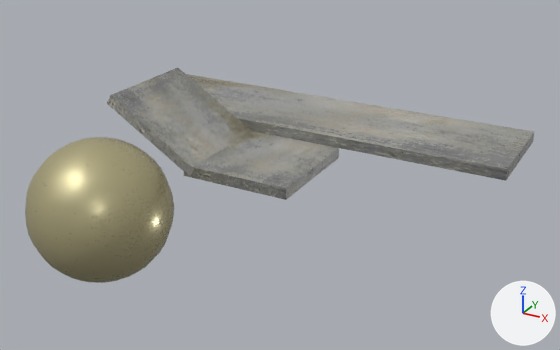
The FBX model sandbox/assets/model.fbx, before and after one commit.
Before and after are seen from a 50 mm camera at (0.318, -0.547, 0.264) aimed at (0.017, -0.001, -0.009). Every picture has the same lights, and +X, +Y and +Z are marked at lower right. Where no turn or scale is listed for an object, it has been applied to the vertices.
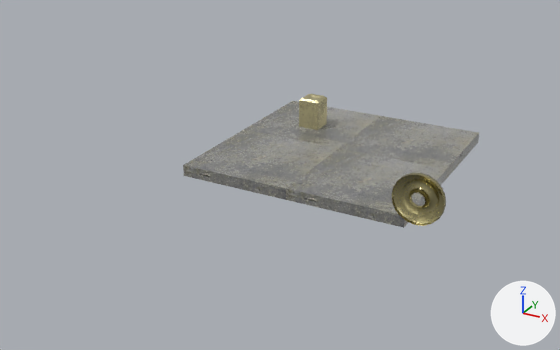
The newer file is also turned or shifted as a whole; pictures and numbers use the older file's frame.

Location of each change, [x1, y1, x2, y2] in pixels of the pictures (560 x 350 px; the box of a moved part takes in the faces that stretch with it):
'pSphere3', deleted: before [25, 137, 174, 283]
'polySurface4', mesh rescaled, reshaped: before [186, 74, 534, 181]; after [244, 101, 380, 148]
'polySurface3', mesh rescaled, reshaped (42% shorter): before [107, 68, 252, 177]; after [340, 116, 479, 179]
'pCube4', added: after [286, 148, 447, 228]
'pTorus1', added: after [391, 173, 446, 226]
'pCube6', added: after [299, 94, 327, 130]
part 1 of me_mesh, surface changed: before [194, 131, 338, 188]; after [184, 130, 338, 188]
part 2 of me_mesh_001, moved or reshaped: before [107, 68, 252, 176]; after [244, 101, 380, 148]
part 3 of me_mesh_002, moved or reshaped: before [186, 74, 534, 181]; after [340, 116, 479, 179]

Edits to the bpy script that builds the scene:
```text
Add img_rust_bump_jpg:
    img_rust_bump_jpg = load_image('rust_bump.jpg', 'textures/rust_bump.jpg', 512, 512, 'Non-Color')
Add mat_gold_shiny1:
    mat_gold_shiny1 = bpy.data.materials.new('Gold_Shiny1')
    mat_gold_shiny1.use_nodes = True; mat_gold_shiny1.node_tree.nodes.clear()
    _N = mat_gold_shiny1.node_tree.nodes; _L = mat_gold_shiny1.node_tree.links
    n0 = _N.new('ShaderNodeBsdfPrincipled'); n0.name = 'Principled BSDF'
    n0.inputs[0].default_value = (0.5, 0.446, 0.228, 1.0)  # 'Base Color', beige #bcb283
    n0.inputs[1].default_value = 1.0  # 'Metallic'
    n1 = _N.new('ShaderNodeOutputMaterial'); n1.name = 'Material Output'
    n2 = _N.new('ShaderNodeTexImage'); n2.name = 'Image Texture'
    n2.image = img_rust_bump_jpg
    _L.new(n2.outputs[0], n0.inputs[2])  # 'Color' to 'Roughness'
    _L.new(n0.outputs[0], n1.inputs[0])  # 'BSDF' to 'Surface'
Change me_mesh_002:
    where me_mesh_002.from_pydata(...)  # 8 vertices, 6 faces; spans x -5.0..5.0, y -0.5..0.5, z -5.0..5.0
    used by ob_polysurface4; parent = ob_psphere2; location = (-1.5, 0.5, -10.0); scale = (4.0, 1.0, 1.0)
    me_mesh_002 part 3: the whole mesh is multiplied about its middle by the matrix ((0.0, 0.0, 1.0), (0.522, 0.853, 0.0), (-0.853, 0.522, 0.0)), then moved by (-10.0, 7.4, -17.02)
Change me_mesh_001:
    where me_mesh_001.from_pydata(...)  # 8 vertices, 6 faces; spans x -5.0..5.0, y -0.5..0.5, z -5.0..5.0
    used by ob_polysurface3; parent = ob_psphere2; location = (-9.882, 2.072, 0.0); rotation_euler = (-0.549, -1.571, 0.0), in degrees (-31, -90, 0)
    me_mesh_001 part 2: the whole mesh is scaled about its middle by (0.25, 1, 1), then moved by (0.0, -1.0, 0.0)
Change me_mesh:
    where me_mesh.from_pydata(...)  # 8 vertices, 6 faces; spans x -0.05..0.05, y -0.05..0.05, z -0.005..0.005
    used by ob_polysurface2; location = (0.0, 0.0, 0.0)
    me_mesh part 1: texture (UV) coordinates of 2 of 6 faces, centred in x 0.0, y 0.0, z -0.005..0.005, changed; they spanned u 0.0..1.0, v 0.0..1.0 and now span u 0.06..0.94, v 0.0..1.0
Add me_mesh_005:
    me_mesh_005.from_pydata(...)  # 20 vertices, 18 faces; spans x -0.0575..-0.0375, y 0.0325..0.0525, z 0.0..0.0286
    me_mesh_005.materials.append(mat_gold_rough)
Add me_mesh_003_1:
    me_mesh_003_1.from_pydata(...)  # a box spanning x -0.05..0.05, y -0.05..0.05, z -0.005..0.005
    me_mesh_003_1.materials.append(mat_stone_wet)
Add me_mesh_1:
    me_mesh_1.from_pydata(...)  # 260 vertices, 240 faces; spans x -0.0189..0.0189, y -0.0019..0.005, z -0.0189..0.0189
    me_mesh_1.materials.append(mat_gold_shiny1)
Remove ob_psphere3:
    ob_psphere3 = bpy.data.objects.new('pSphere3', me_mesh_003)
    ob_psphere3.location = (-0.09, -0.1125, -0.02)
Change ob_polysurface4:
    ob_polysurface4: bpy.data.objects.new('polySurface4', me_mesh_002) -> bpy.data.objects.new('polySurface4', me_mesh_001)
Change ob_polysurface3:
    ob_polysurface3: bpy.data.objects.new('polySurface3', me_mesh_001) -> bpy.data.objects.new('polySurface3', me_mesh_002)
Add ob_pcube6:
    ob_pcube6 = bpy.data.objects.new('pCube6', me_mesh_005)
    ob_pcube6.location = (0.05, 0.05, 0.005)
Add ob_pcube4:
    ob_pcube4 = bpy.data.objects.new('pCube4', me_mesh_003_1)
    ob_pcube4.location = (0.1, 0.0, 0.0)
Add ob_ptorus1:
    ob_ptorus1 = bpy.data.objects.new('pTorus1', me_mesh_1)
    ob_ptorus1.location = (0.1714, -0.0875, 0.039)
```
